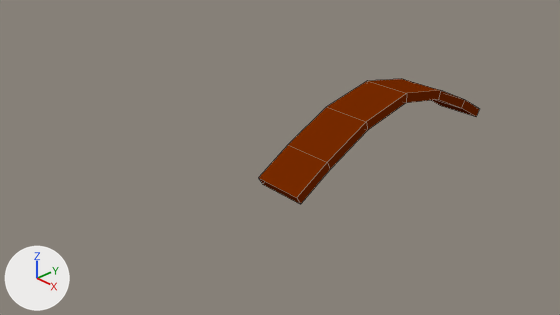
The Blender file Assets/World Objects/Blends/Bridge.blend, before and after one commit.
The view is the same before and after, from the file's camera 'Camera'. Arrows for +X, +Y and +Z are at lower left; the lights stay in place. Mesh edges are drawn as thin lines.

Names of what the first picture shows: 'Bridge'.
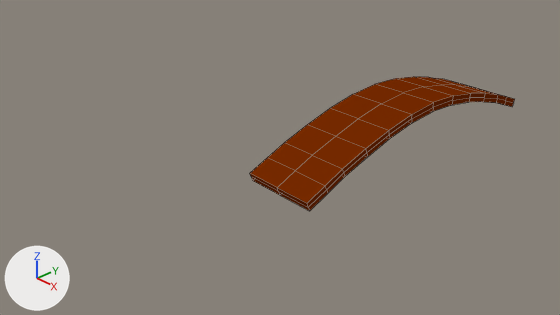
Where the change shows, as pixel boxes [x1, y1, x2, y2] in the pictures (560 x 315 px):
'Bridge', reshaped, turned, modifiers changed: before [259, 79, 479, 204]; after [250, 77, 515, 211]

Patch to the scene script:
```diff
--- a/Assets/World Objects/Blends/Bridge.blend.py
+++ b/Assets/World Objects/Blends/Bridge.blend.py
@@ me_circle @@
 # used by ob_bridge; location = (0.0, 0.0, 0.0)
-me_circle.from_pydata(...)  # 14 vertices, 6 faces; spans x 0.0..1.0, y 0.0..6.0, z 0.0..1.15
+me_circle.from_pydata(...)  # 106 vertices, 104 faces; spans x -0.25..1.25, y -0.19..0.87, z -7.2..0.0
+# me_circle part 1: the whole mesh is rebuilt
 me_circle.materials.append(mat_pinetree_trunk)
@@ ob_bridge @@
 ob_bridge.location = (0.0, 0.0, 0.0)
-_m = ob_bridge.modifiers.new('Solidify', 'SOLIDIFY')
-_m.thickness = 0.2
-_m.nonmanifold_thickness_mode = 'FIXED'
-_m.nonmanifold_merge_threshold = 0.0003
+ob_bridge.rotation_euler = (1.571, 0.0, 0.0)  # degrees (90, 0, 0)
```
